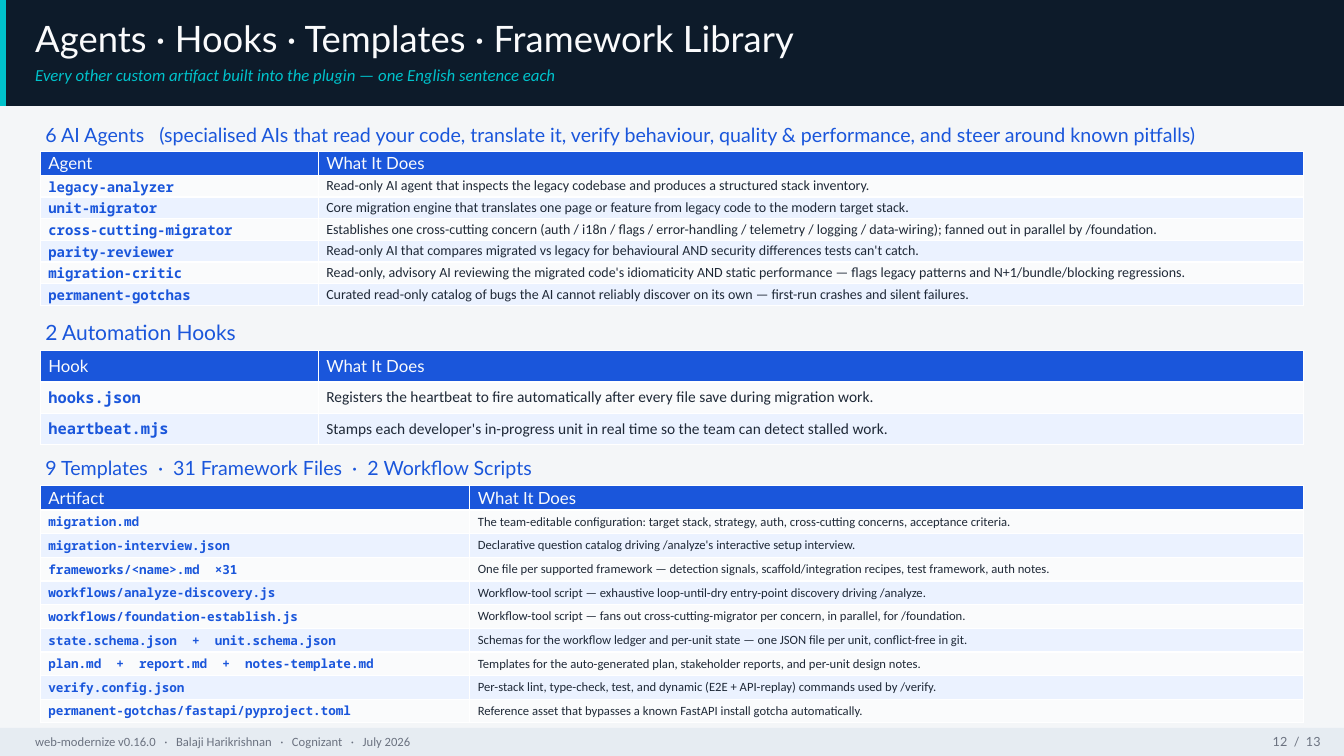
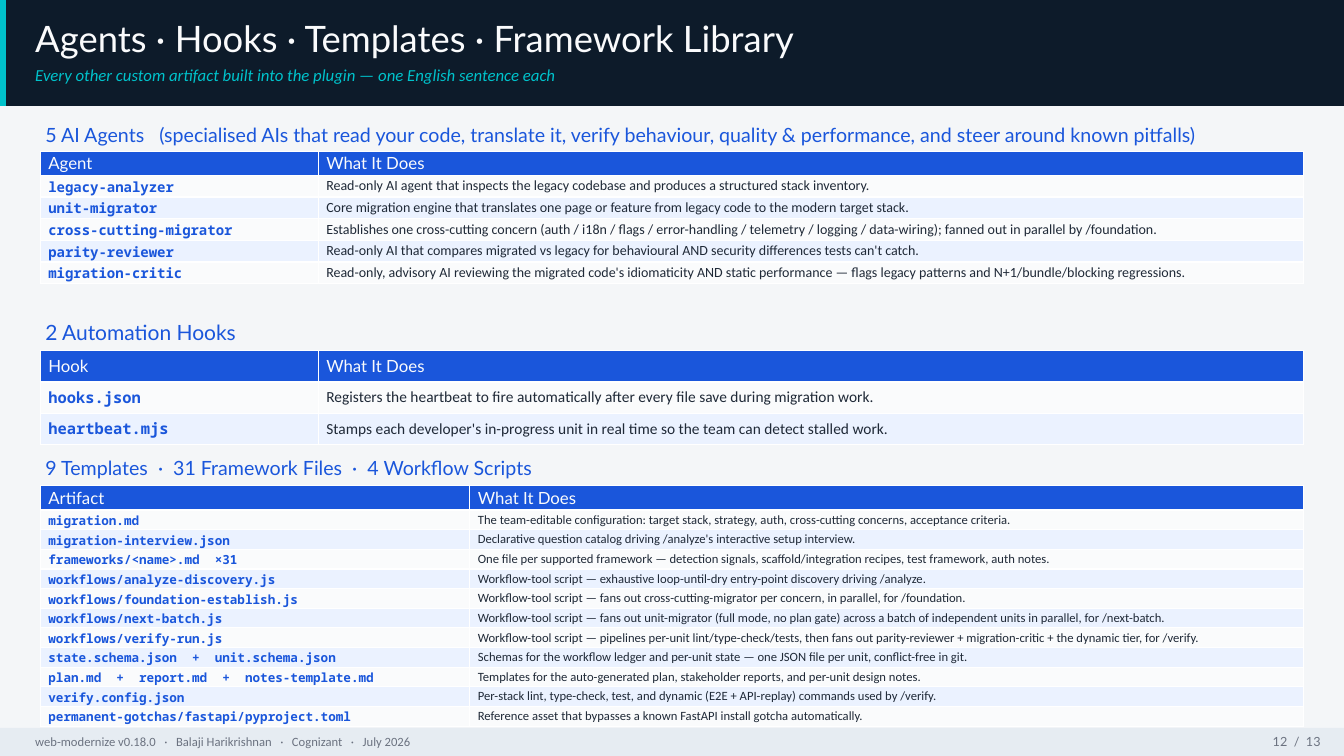
Before and after one commit to balaji-hari/web-mordernize, a slide deck: slide 12 of docs/decks/web-modernize-presentation.pptx. Drawn at 1344x756 pixels with LibreOffice and Linux fonts; fonts in the diff are those of the drawing. Boxes give left, top, right and bottom in pixels: in the first picture for what was removed or moved away, otherwise in the second. Text is boxed around its words. In the diff, an @@ line names an element or a change of style, - is before the commit and + after.

```diff
--- a/docs/decks/web-modernize-presentation.pptx
+++ b/docs/decks/web-modernize-presentation.pptx
@@ text at [45,127,1195,146]: text changed @@
-6 AI Agents (specialised AIs that read your code, translate it, verify behaviour, quality & performance, and steer around known pitfalls)
+5 AI Agents (specialised AIs that read your code, translate it, verify behaviour, quality & performance, and steer around known pitfalls)
@@ table at [40,151,1305,286] @@
-row 7: permanent-gotchas | Curated read-only catalog of bugs the AI cannot reliably discover on its own — first-run crashes and silent failures.
@@ text at [45,460,532,479]: text changed @@
-9 Templates · 31 Framework Files · 2 Workflow Scripts
+9 Templates · 31 Framework Files · 4 Workflow Scripts
@@ table at [40,486,1304,728] @@
+row 7: workflows/next-batch.js | Workflow-tool script — fans out unit-migrator (full mode, no plan gate) across a batch of independent units in parallel, for /next-batch.
+row 8: workflows/verify-run.js | Workflow-tool script — pipelines per-unit lint/type-check/tests, then fans out parity-reviewer + migration-critic + the dynamic tier, for /verify.
```
Also in this commit, not shown: 12 other slides changed, 4 other files.
